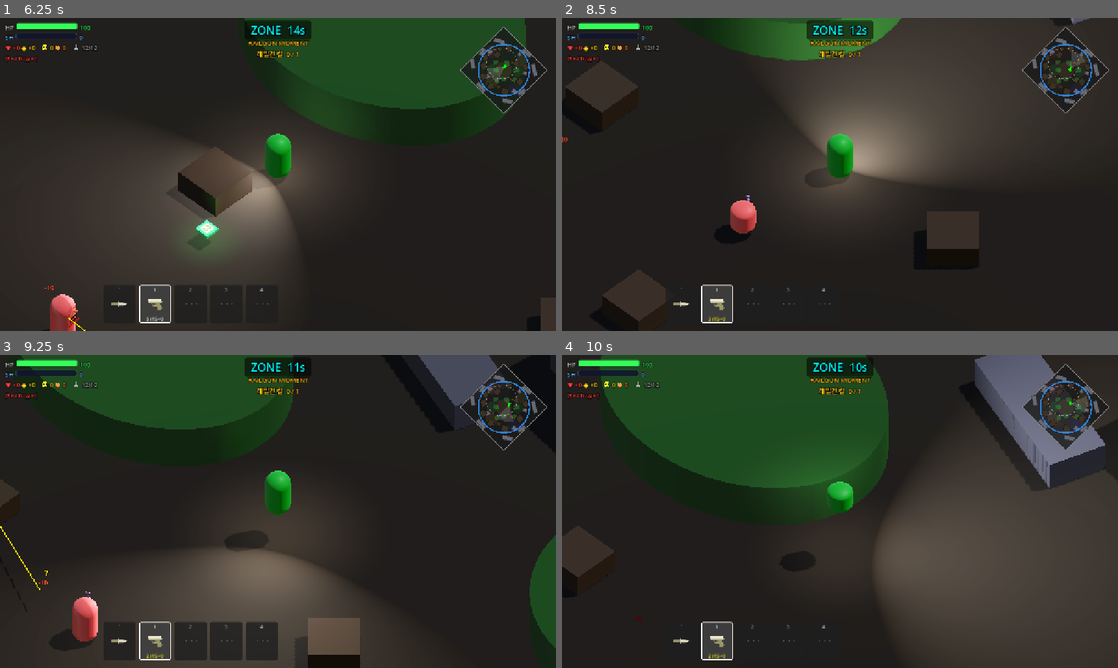
Above: before the commit, frames 1-4 (two rows, left to right).
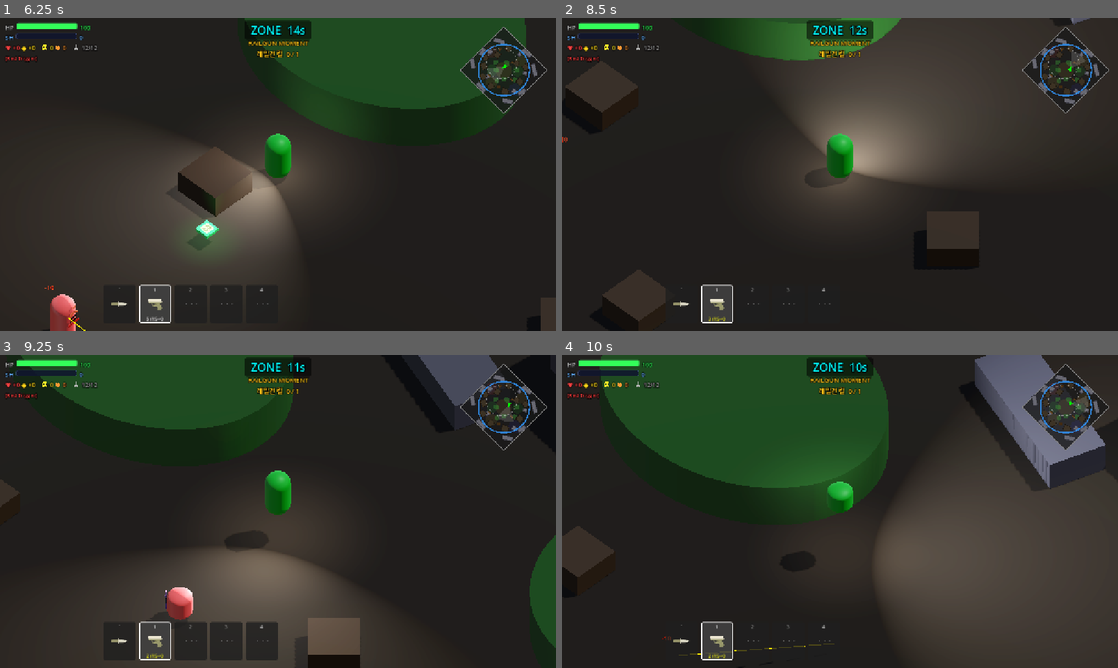
Above: after the commit, the same moments.

Repository: Kyulhee/battle-capsule
Game: Godot game, scene res://src/Main.tscn
The game is run twice, just before and just after one commit, with the same random seed, the same clock (stepped at 60 frames per second) and the same inputs.
Inputs (mouse positions are in pixels of both pictures, inside the frame that each line leads up to):
- Up to frame 1 (6.25 s): click "START MATCH" at 0.5 s; click "START MATCH" at 1.25 s; click "쉬움" at 2 s; click "보통" at 2.75 s; click "어려움" at 3.5 s; click "지옥" at 4.25 s; click "RECORDS" at 5 s; click "선택" at 5.75 s
- Up to frame 2 (8.5 s): tap Enter at 6.5 s; move the mouse to (962, 158) at 6.52 s; hold D (ui_right) 6.53-7.28 s; tap Q (heal) at 6.6, 7.55, 8.1 s; click (962, 158) at 6.67 s; tap Space at 6.77, 7.52 s; move the mouse to (728, 190) at 7.27 s; hold S (ui_down) 7.28-8.03 s; click (728, 190) at 7.35 s; move the mouse to (895, 105) at 8.02 s; hold D (ui_right) from 8.03 s (still down)
- Up to frame 3 (9.25 s): move the mouse to (250, 574) at 8.77 s; release D (ui_right) at 8.78 s; hold W (ui_up) from 8.78 s (still down); tap F (interact) at 8.85 s; click (250, 574) at 8.92 s; tap Space at 9.02 s; tap Q (heal) at 9.05 s
- Up to frame 4 (10 s): move the mouse to (1006, 558) at 9.52 s; release W (ui_up) at 9.53 s; hold A (ui_left) from 9.53 s (still down); tap C at 9.6 s; tap Space at 9.77 s; tap Q (heal) at 9.8 s

Frame 1 is identical in both runs. In frame 2, 0.4% of the frame differs, in the area x 30-35%, y 56-69%; in frame 3, 1.1%, in the area x 0-35%, y 54-92%; in frame 4, less than 0.1%.

Commit message:
refactor: generate pressure mission descriptions

Diff:
--- a/src/systems/mission/MissionCatalog.gd
+++ b/src/systems/mission/MissionCatalog.gd
@@ -4,72 +4,73 @@
 const MissionDataScript = preload("res://src/core/MissionData.gd")
 const MissionDescriptionFormatterScript = preload("res://src/systems/mission/MissionDescriptionFormatter.gd")
 const PressureEffectCatalogScript = preload("res://src/core/PressureEffectCatalog.gd")
+const PressureMissionDescriptionFormatterScript = preload("res://src/systems/mission/PressureMissionDescriptionFormatter.gd")
 
 
 static func pressure_hard_pool(condition: Dictionary) -> Array:
-	return [
-		{
-			"id": "h_kill", "title": "계약 킬", "description": "킬 1 달성",
+	return _with_pressure_descriptions([
+		{
+			"id": "h_kill", "title": "계약 킬",
 			"conditions": [{"type": condition["KILL"], "target": 1}],
 			"reward":  [{"type": PressureEffectCatalogScript.AMMO_REFILL}],
 			"penalty": [{"type": PressureEffectCatalogScript.AMMO_CLEAR}],
 		},
 		{
-			"id": "h_no_heal", "title": "금욕", "description": "힐 사용 금지",
+			"id": "h_no_heal", "title": "금욕",
 			"conditions": [{"type": condition["NO_HEAL"], "target": 0}],
 			"reward":  [{"type": PressureEffectCatalogScript.SHIELD_ADD, "amount": 50.0}],
 			"penalty": [{"type": PressureEffectCatalogScript.HEAL_PICKUP_BAN}],
 			"instant_fail_on_violation": true,
 		},
 		{
-			"id": "h_zone_dare", "title": "존 도전자", "description": "자기장 밖 5초 이상 체류",
+			"id": "h_zone_dare", "title": "존 도전자",
 			"conditions": [{"type": condition["ZONE_OUTSIDE_SEC"], "target": 5}],
 			"reward":  [{"type": PressureEffectCatalogScript.HP_RESTORE, "amount": 40.0}],
 			"penalty": [{"type": PressureEffectCatalogScript.HP_DAMAGE, "amount": 40.0}],
 		},
 		{
-			"id": "h_no_dmg", "title": "무결", "description": "피해 받지 않기",
+			"id": "h_no_dmg", "title": "무결",
 			"conditions": [{"type": condition["NO_DAMAGE"], "target": 0}],
 			"reward":  [{"type": PressureEffectCatalogScript.SHIELD_ADD, "amount": 50.0}],
 			"penalty": [{"type": PressureEffectCatalogScript.HP_DAMAGE, "amount": 30.0}],
 		},
 		{
-			"id": "h_stealth_kill", "title": "은신 사냥", "description": "미탐지 상태로 킬 1",
+			"id": "h_stealth_kill", "title": "은신 사냥",
 			"conditions": [{"type": condition["KILL"], "target": 1, "modifier": "undetected"}],
 			"reward":  [{"type": PressureEffectCatalogScript.AMMO_REFILL}],
 			"penalty": [{"type": PressureEffectCatalogScript.ALL_BOTS_DETECT}],
 		},
 		{
-			"id": "h_melee_kill", "title": "칼잡이", "description": "칼로 킬 1",
+			"id": "h_melee_kill", "title": "칼잡이",
 			"conditions": [{"type": condition["KILL_MELEE"], "target": 1}],
 			"reward":  [{"type": PressureEffectCatalogScript.AMMO_REFILL}],
 			"penalty": [{"type": PressureEffectCatalogScript.AMMO_ACTIVE_CLEAR}],
 		},
 		{
-			"id": "h_target_practice", "title": "표적 생존", "description": "봇 2마리+ 감지 상태에서 10초 생존",
+			"id": "h_target_practice", "title": "표적 생존",
 			"conditions": [{"type": condition["SURVIVE_DETECTED_SEC"], "target": 10}],
 			"reward":  [{"type": PressureEffectCatalogScript.HEAL_ADD, "count": 1}, {"type": PressureEffectCatalogScript.SHIELD_ADD, "amount": 30.0}],
 			"penalty": [{"type": PressureEffectCatalogScript.HP_DAMAGE, "amount": 20.0}],
 		},
 		{
-			"id": "h_zone_kill", "title": "경계선", "description": "자기장 밖에서 킬 1",
+			"id": "h_zone_kill", "title": "경계선",
 			"conditions": [{"type": condition["KILL_WHILE_ZONE_OUTSIDE"], "target": 1}],
 			"reward":  [{"type": PressureEffectCatalogScript.HP_RESTORE, "full": true}],
 			"penalty": [{"type": PressureEffectCatalogScript.HP_DAMAGE, "amount": 40.0}],
 		},
-	]
+	], condition)
 
 
 static func pressure_hell_pool(condition: Dictionary) -> Array:
-	return [
-		{
-			"id": "ha_kill2", "title": "이중 계약", "description": "킬 2 달성",
+	return _with_pressure_descriptions([
+		{
+			"id": "ha_kill2", "title": "이중 계약",
 			"conditions": [{"type": condition["KILL"], "target": 2}],
 			"reward":  [{"type": PressureEffectCatalogScript.RAILGUN_UNLIMITED, "stages": 1}],
 			"penalty": [{"type": PressureEffectCatalogScript.AMMO_CLEAR}, {"type": PressureEffectCatalogScript.HP_DAMAGE, "amount": 20.0}],
 		},
 		{
-			"id": "ha_no_heal_nodmg", "title": "완벽한 금욕", "description": "힐 금지 + 피해 0",
+			"id": "ha_no_heal_nodmg", "title": "완벽한 금욕",
 			"conditions": [
 				{"type": condition["NO_HEAL"], "target": 0},
 				{"type": condition["NO_DAMAGE"], "target": 0},
@@ -79,7 +80,7 @@
 			"instant_fail_on_violation": true,
 		},
 		{
-			"id": "ha_zone_dare_long", "title": "지옥 존", "description": "자기장 밖 10초 + 킬 1",
+			"id": "ha_zone_dare_long", "title": "지옥 존",
 			"conditions": [
 				{"type": condition["ZONE_OUTSIDE_SEC"], "target": 10},
 				{"type": condition["KILL"], "target": 1},
@@ -88,7 +89,7 @@
 			"penalty": [{"type": PressureEffectCatalogScript.HP_DAMAGE, "amount": 50.0}],
 		},
 		{
-			"id": "hb_stealth_clean", "title": "완벽한 암살", "description": "미탐지 킬 1 + 피해 0",
+			"id": "hb_stealth_clean", "title": "완벽한 암살",
 			"conditions": [
 				{"type": condition["KILL"], "target": 1, "modifier": "undetected"},
 				{"type": condition["NO_DAMAGE"], "target": 0},
@@ -97,7 +98,7 @@
 			"penalty": [{"type": PressureEffectCatalogScript.ALL_BOTS_DETECT}, {"type": PressureEffectCatalogScript.HP_DAMAGE, "amount": 30.0}],
 		},
 		{
-			"id": "hb_no_heal_2kill", "title": "금욕 학살", "description": "힐 금지 + 킬 2",
+			"id": "hb_no_heal_2kill", "title": "금욕 학살",
 			"conditions": [
 				{"type": condition["NO_HEAL"], "target": 0},
 				{"type": condition["KILL"], "target": 2},
@@ -107,7 +108,7 @@
 			"instant_fail_on_violation": true,
 		},
 		{
-			"id": "hb_melee_nodmg", "title": "무적 칼잡이", "description": "칼 킬 1 + 피해 0",
+			"id": "hb_melee_nodmg", "title": "무적 칼잡이",
 			"conditions": [
 				{"type": condition["KILL_MELEE"], "target": 1},
 				{"type": condition["NO_DAMAGE"], "target": 0},
@@ -116,24 +117,33 @@
 			"penalty": [{"type": PressureEffectCatalogScript.HP_DAMAGE, "amount": 40.0}],
 		},
 		{
-			"id": "hc_blood_pact", "title": "피의 계약", "description": "HP 30% 이하에서 킬 1",
+			"id": "hc_blood_pact", "title": "피의 계약",
 			"conditions": [{"type": condition["KILL_LOW_HP"], "target": 1}],
 			"reward":  [{"type": PressureEffectCatalogScript.RAILGUN_UNLIMITED, "stages": 1}, {"type": PressureEffectCatalogScript.HP_RESTORE, "full": true}],
 			"penalty": [{"type": PressureEffectCatalogScript.HP_DAMAGE, "fraction": 0.5}],
 		},
 		{
-			"id": "hc_berserker", "title": "광전사", "description": "봇 3마리+ 감지 상태에서 킬 1",
+			"id": "hc_berserker", "title": "광전사",
 			"conditions": [{"type": condition["KILL"], "target": 1, "modifier": "heavily_detected"}],
 			"reward":  [{"type": PressureEffectCatalogScript.RAILGUN_UNLIMITED, "stages": 1}, {"type": PressureEffectCatalogScript.HP_RESTORE, "full": true}],
 			"penalty": [{"type": PressureEffectCatalogScript.HP_DAMAGE, "amount": 50.0}],
 		},
 		{
-			"id": "hc_zone_massacre", "title": "존 바깥의 학살", "description": "자기장 밖에서 킬 2",
+			"id": "hc_zone_massacre", "title": "존 바깥의 학살",
 			"conditions": [{"type": condition["KILL_WHILE_ZONE_OUTSIDE"], "target": 2}],
 			"reward":  [{"type": PressureEffectCatalogScript.HP_RESTORE, "full": true}, {"type": PressureEffectCatalogScript.SHIELD_ADD, "amount": 50.0}, {"type": PressureEffectCatalogScript.HEAL_ADD, "count": 1}],
 			"penalty": [{"type": PressureEffectCatalogScript.HP_DAMAGE, "amount": 50.0}],
 		},
-	]
+	], condition)
+
+
+static func _with_pressure_descriptions(descriptors: Array, condition: Dictionary) -> Array:
+	for descriptor in descriptors:
+		descriptor["description"] = PressureMissionDescriptionFormatterScript.description(
+			descriptor.get("conditions", []),
+			condition
+		)
+	return descriptors
 
 
 static func bonus_missions() -> Array:
--- a/src/systems/mission/MissionTuning.gd
+++ b/src/systems/mission/MissionTuning.gd
@@ -16,3 +16,7 @@
 
 static func detection_threshold_label() -> String:
 	return "%.1f" % FULL_DETECTION_THRESHOLD
+
+
+static func low_hp_ratio_label() -> String:
+	return "%d%%" % int(round(LOW_HP_KILL_RATIO * 100.0))
--- /dev/null
+++ b/src/systems/mission/PressureMissionDescriptionFormatter.gd
@@ -0,0 +1,47 @@
+extends RefCounted
+class_name PressureMissionDescriptionFormatter
+
+const MissionTuningScript = preload("res://src/systems/mission/MissionTuning.gd")
+
+
+static func description(conditions: Array, condition: Dictionary) -> String:
+	var parts: Array = []
+	var compact = conditions.size() > 1
+	for cond in conditions:
+		parts.append(condition_text(cond, condition, compact))
+	return " + ".join(parts)
+
+
+static func condition_text(cond: Dictionary, condition: Dictionary, compact: bool = false) -> String:
+	var target = int(cond.get("target", 1))
+	var modifier = str(cond.get("modifier", ""))
+	var type_id = int(cond.get("type", -1))
+	if type_id == int(condition["KILL"]):
+		match modifier:
+			"undetected":
+				return "미탐지 킬 %d" % target if compact else "미탐지 상태로 킬 %d" % target
+			"heavily_detected":
+				return "봇 %d마리+ 감지 상태에서 킬 %d" % [
+					MissionTuningScript.HEAVILY_DETECTED_BOT_COUNT,
+					target,
+				]
+			_:
+				return "킬 %d" % target if compact else "킬 %d 달성" % target
+	elif type_id == int(condition["NO_DAMAGE"]):
+		return "피해 0" if compact else "피해 받지 않기"
+	elif type_id == int(condition["NO_HEAL"]):
+		return "힐 금지" if compact else "힐 사용 금지"
+	elif type_id == int(condition["ZONE_OUTSIDE_SEC"]):
+		return "자기장 밖 %d초" % target if compact else "자기장 밖 %d초 이상 체류" % target
+	elif type_id == int(condition["KILL_MELEE"]):
+		return "칼 킬 %d" % target if compact else "칼로 킬 %d" % target
+	elif type_id == int(condition["SURVIVE_DETECTED_SEC"]):
+		return "봇 %d마리+ 감지 상태에서 %d초 생존" % [
+			MissionTuningScript.DETECTED_BOT_COUNT,
+			target,
+		]
+	elif type_id == int(condition["KILL_WHILE_ZONE_OUTSIDE"]):
+		return "자기장 밖에서 킬 %d" % target
+	elif type_id == int(condition["KILL_LOW_HP"]):
+		return "HP %s 이하에서 킬 %d" % [MissionTuningScript.low_hp_ratio_label(), target]
+	return "조건 %d/%d" % [type_id, target]
Not shown, changed: docs/ARCHITECTURE.md
Not shown, changed: docs/DEVLOG.md
Not shown, changed: docs/IMPACT_MAP.md
Not shown, changed: docs/MASTERPLAN.md
Not shown, changed: docs/devlog/v1.11.md
